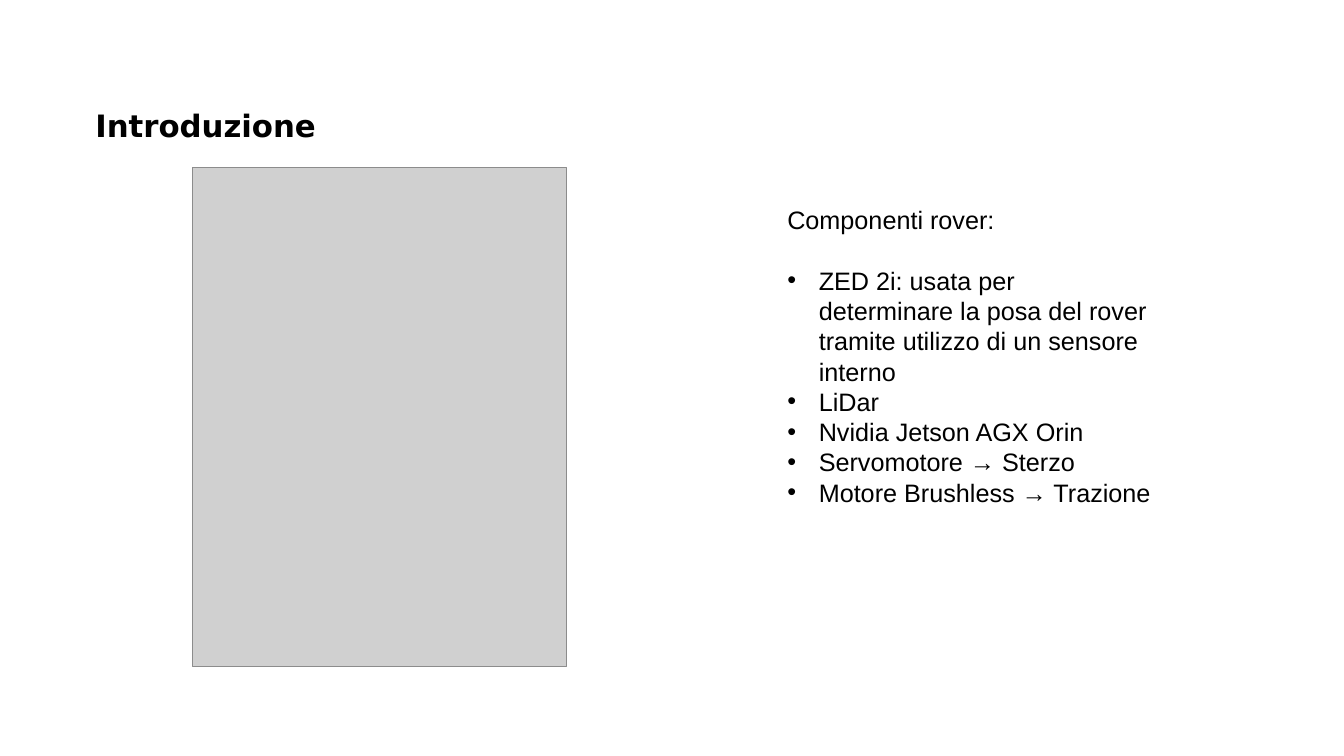
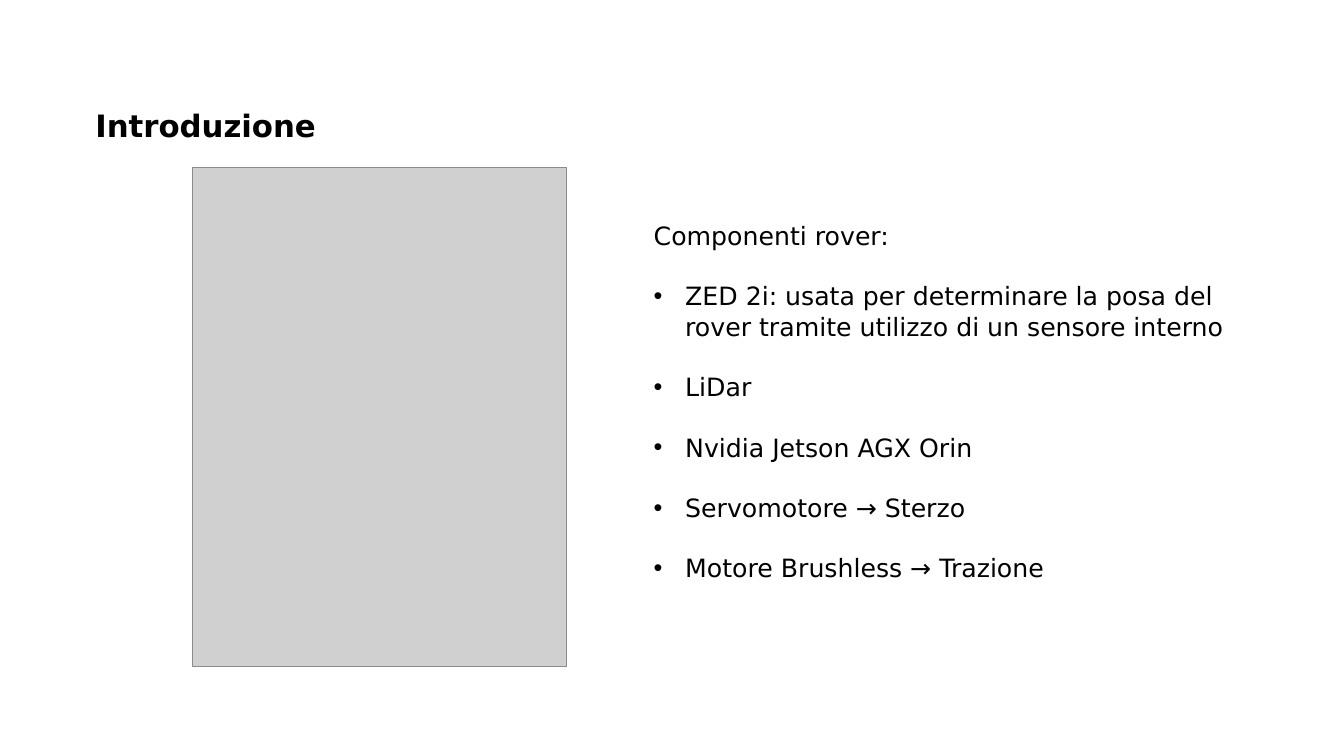
Before and after one commit to MarcoMinarelli/Rover_LabAuto, a slide deck: slide 2 of Presentazione LabAuto.pptx. Drawn at 1344x756 pixels with LibreOffice and Linux fonts; fonts in the diff are those of the drawing; grey boxes stand for pictures; background and template pictures are left out. Boxes give left, top, right and bottom in pixels: in the first picture for what was removed or moved away, otherwise in the second. Text is boxed around its words. In the diff, an @@ line names an element or a change of style, - is before the commit and + after.

```diff
--- a/Presentazione LabAuto.pptx
+++ b/Presentazione LabAuto.pptx
@@ text "Componenti rover:": place and size @@
-text "Componenti rover:" at bbox=[787, 210, 1150, 503]
+text "Componenti rover:" at bbox=[654, 226, 1223, 578]
@@ text "Componenti rover:" at bbox=[654, 226, 1223, 578]: font Arial to DejaVu Sans @@
```
Also in this commit, not shown: 6 other slides changed.
